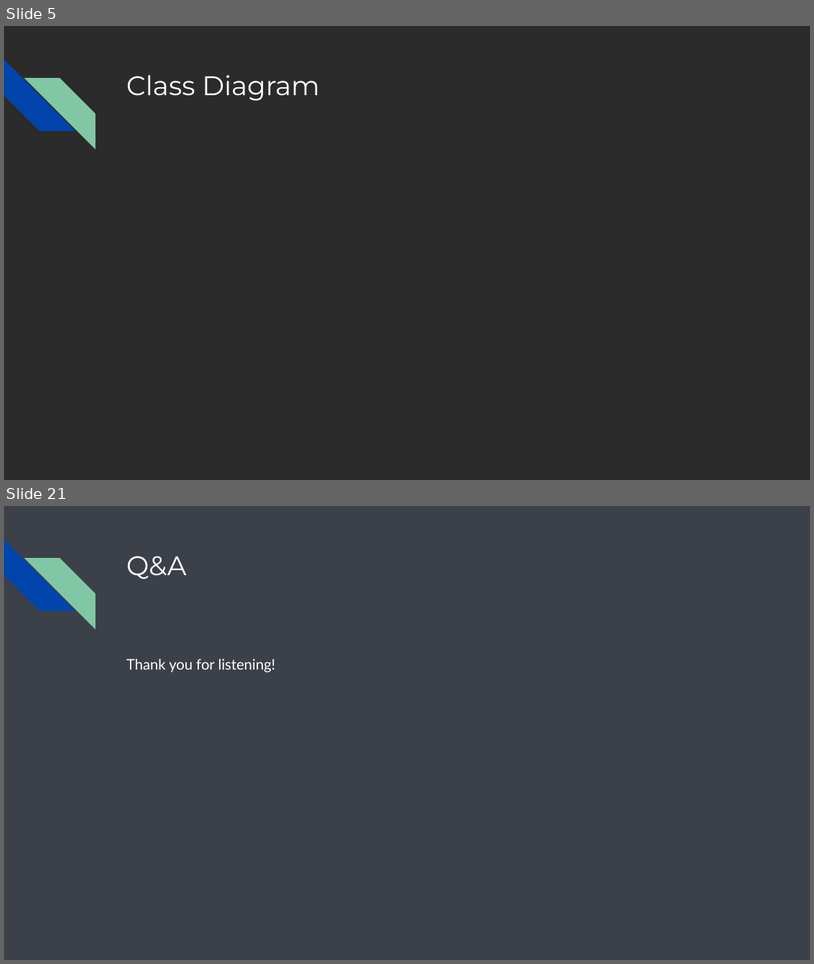
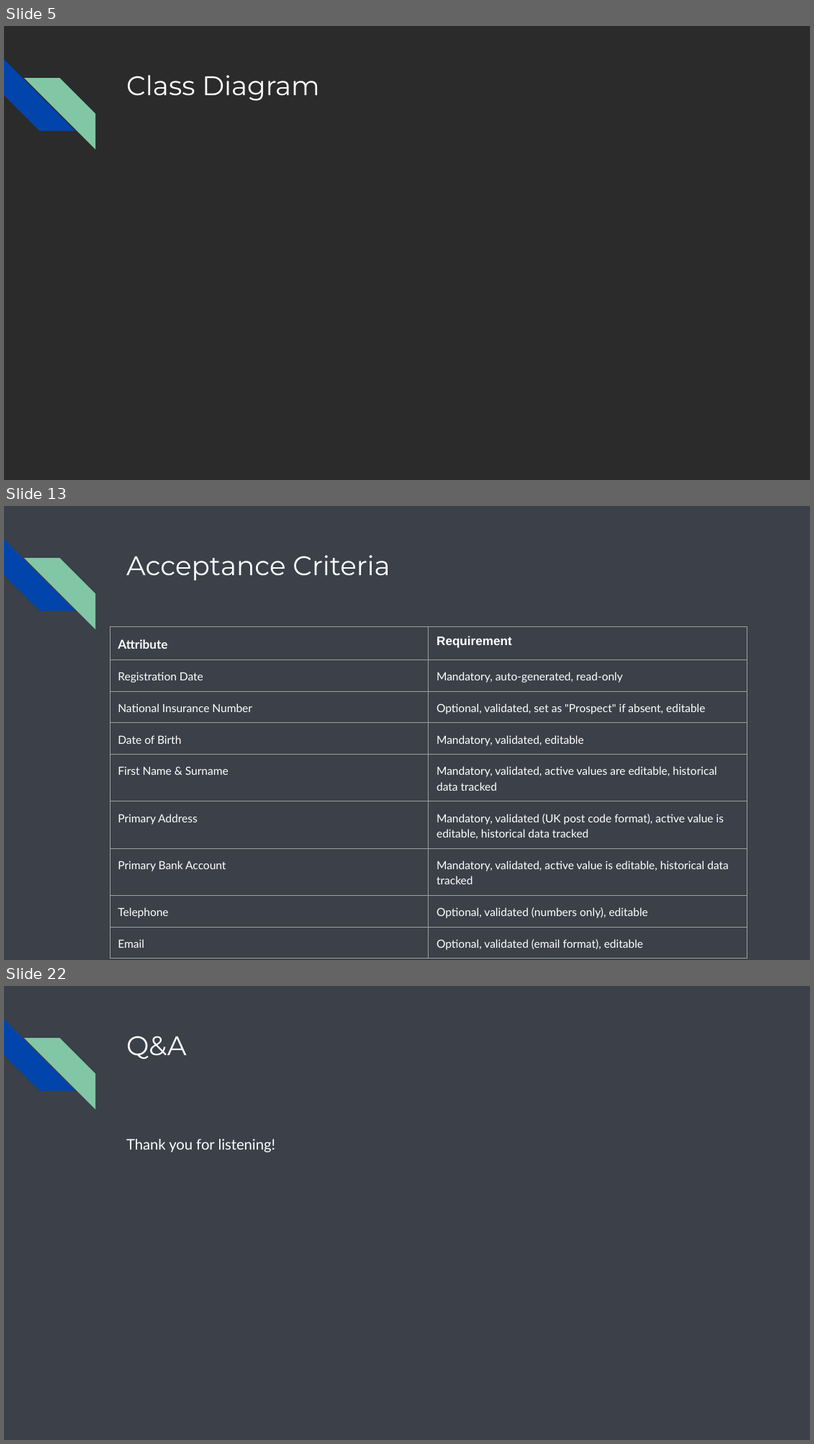
Before and after one commit to abitabir/BenefitsApplyTool, a slide deck: BenefitsApplyTool/src/main/java/com/ssp/benefitsapplytool/resources/Benefits Apply Tool.pptx. Shown one above the other, each under a label of ours: slides 5 and 21 before the commit, slides 5, 13 and 22 after it; the slides between them are not shown. The pictures are 814x964 and 814x1444 pixels, drawn with LibreOffice and Linux fonts; fonts in the diff are those of the drawing; background and template pictures are left out; a plain dark background stands for a picture behind light text. Boxes give left, top, right and bottom in pixels: in the first picture for what was removed or moved away, otherwise in the second. Text is boxed around its words. In the diff, an @@ line names an element or a change of style, - is before the commit and + after.

```diff
--- a/BenefitsApplyTool/src/main/java/com/ssp/benefitsapplytool/resources/Benefits Apply Tool.pptx
+++ b/BenefitsApplyTool/src/main/java/com/ssp/benefitsapplytool/resources/Benefits Apply Tool.pptx
@@ slide 13 added at (4, 506, 810, 960), background #1B212C at 86% opacity; not listed: 2 template elements that a slide beside it also shows @@
@@ title added at (126, 555, 390, 581), 24 pt, text #FFFFFF @@
+Acceptance Criteria
@@ table added at (111, 626, 748, 952), 9 rows, 2 columns @@
+Attribute | Requirement
+Registration Date | Mandatory, auto-generated, read-only
+National Insurance Number | Optional, validated, set as "Prospect" if absent, editable
+Date of Birth | Mandatory, validated, editable
+First Name & Surname | Mandatory, validated, active values are editable, historical data tracked
+Primary Address | Mandatory, validated (UK post code format), active value is editable, historical data tracked
+Primary Bank Account | Mandatory, validated, active value is editable, historical data tracked
+Telephone | Optional, validated (numbers only), editable
+Email | Optional, validated (email format), editable
@@ what was slide 21 is now slide 22 @@
```
Also in this commit, not shown: 9 slides changed, 9 other slides added, 9 slides removed, 25 other files.
